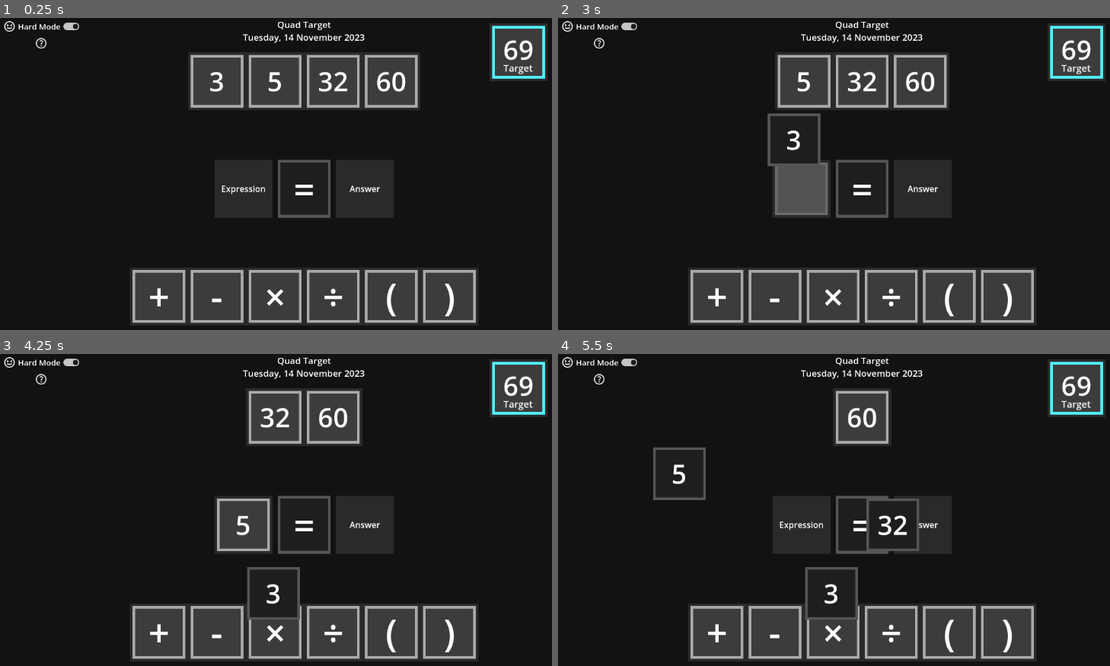
Above: before the commit, frames 1-4 (two rows, left to right).
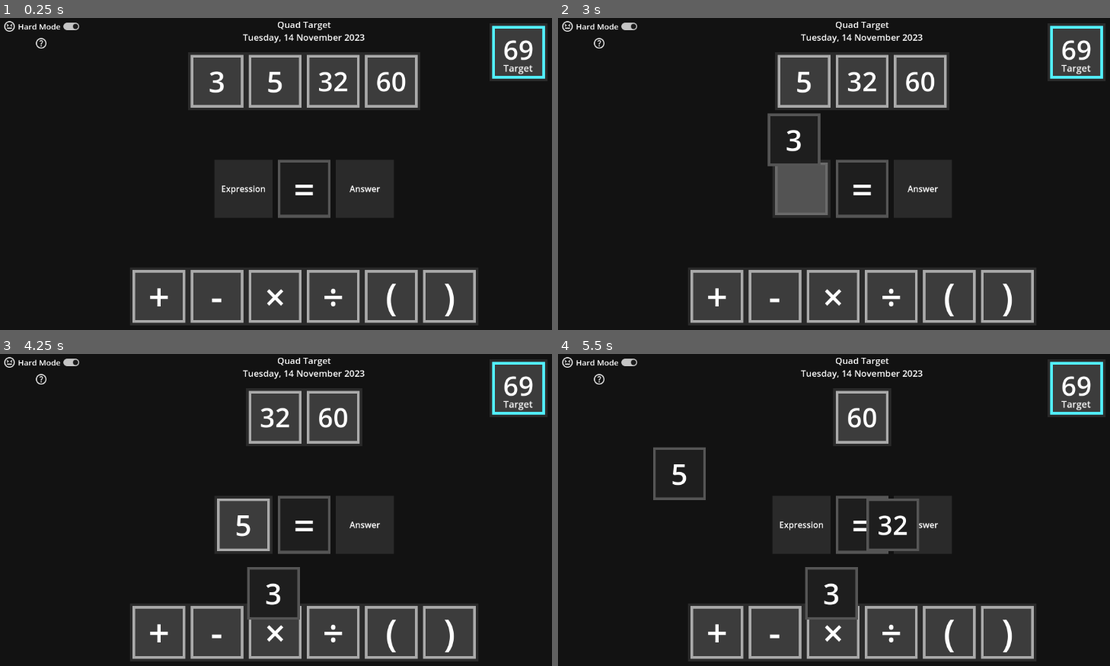
Above: after the commit, the same moments.

Repository: PeckyChicken/four-numbers
Game: Godot game, scene res://start_up.tscn
The game is run twice, just before and just after one commit, with the same random seed, the same clock (stepped at 60 frames per second) and the same inputs.
Inputs (mouse positions are in pixels of both pictures, inside the frame that each line leads up to):
- Up to frame 1 (0.25 s): no input
- Up to frame 2 (3 s): click "Hard Mode" at 0.5 s; click "Easy Mode" at 1.25 s; tap Enter at 2 s; drag from (861, 189) to (922, 114) at 2.02 s; tap Space at 2.75 s; drag from (773, 80) to (834, 258) at 2.77 s
- Up to frame 3 (4.25 s): tap Enter at 3.5 s; move the mouse to (248, 416) at 3.52 s; hold Right (ui_right) from 3.53 s (still down); click (248, 416) at 3.67 s
- Up to frame 4 (5.5 s): release Right (ui_right) at 4.25 s; tap Space at 4.25 s; drag from (800, 525) to (679, 472) at 4.27 s; tap Enter at 5 s; drag from (834, 416) to (894, 525) at 5.02 s

The runs differ from the first frame. In frame 1, 0.1% of the frame differs, in the area x 37-52%, y 17-25%; in frame 2, 0.1%; in frame 3, 0.1%, in the area x 42-51%, y 51-81%; in frame 4, 0.1%.

Commit message:
BUG FIX: Numbers now rescale to their size again

Diff:
--- a/number_tile.gd
+++ b/number_tile.gd
@@ -9,7 +9,7 @@
 func _ready() -> void:
 	$Number.text = str(number)
 	if len(str(number)) > 2:
-		$Number.add_theme_font_size_override("normal_font_size", 50 - 5*(len(str(number))-2))
+		rescale(custom_minimum_size)
 	$Equation.text = expression
 	if expression:
 		$Number.anchor_bottom = 0.9
@@ -35,7 +35,7 @@
 
 func rescale(new_scale):
 	super(new_scale)
-	$Number.add_theme_font_size_override("normal_font_size",50 * new_scale.x/100)
+	$Number.add_theme_font_size_override("normal_font_size", (50 - 5*(len(str(number))-2)) * new_scale.x/100)
 	$Equation.add_theme_font_size_override("normal_font_size",12 * new_scale.x/100)
 
 
